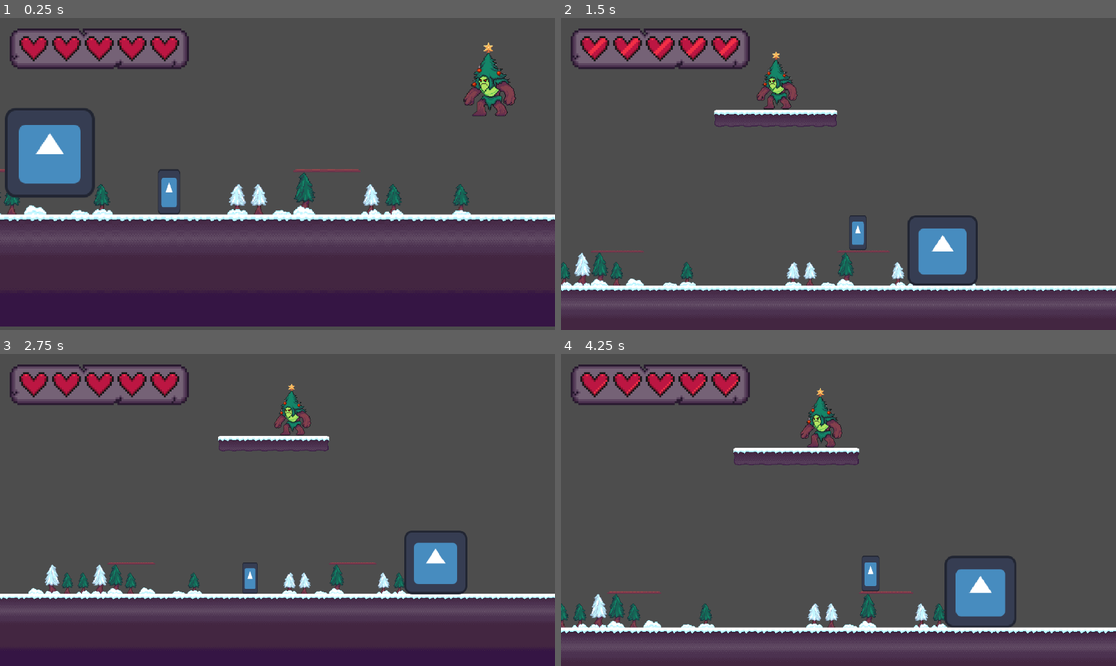
Above: before the commit, frames 1-4 (two rows, left to right).
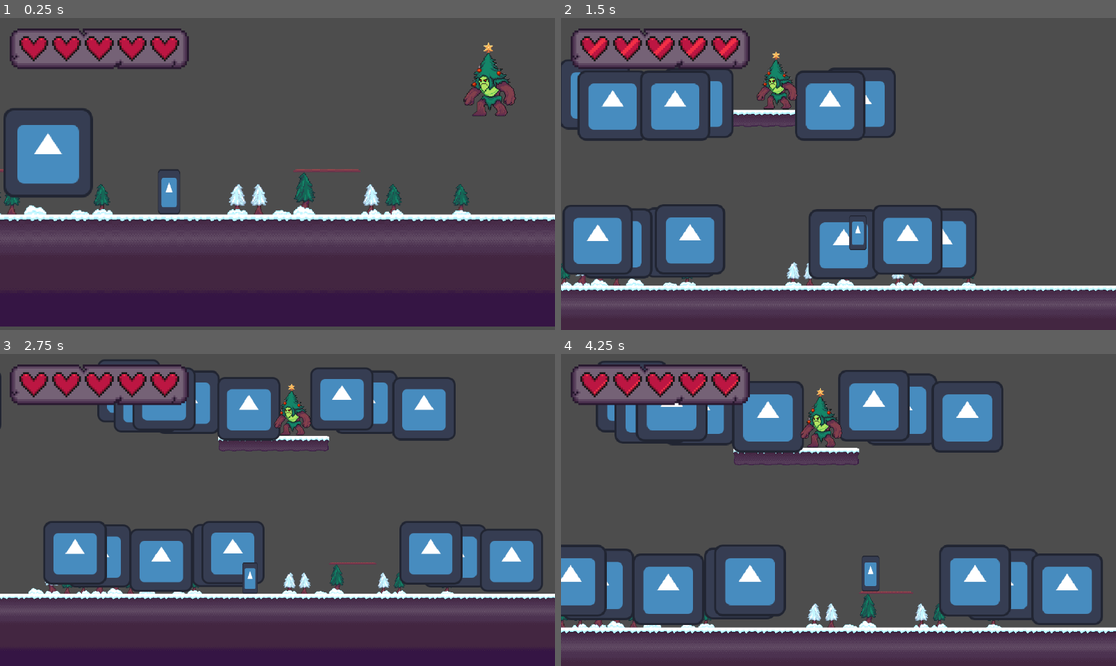
Above: after the commit, the same moments.

Repository: willsattanuparp/wild-jam-76-game
Game: Godot game, scene res://Assets/Scenes/Levels/tree_level.tscn
Two runs of this game, one before a commit and one after it. Both use one fixed random seed, a clock stepped at 60 frames per second and the inputs below. The engine's default icon, where the game draws it, is replaced by a stand-in: a white triangle on a blue panel in a dark square.
Inputs (mouse positions are in pixels of both pictures, inside the frame that each line leads up to):
- Up to frame 1 (0.25 s): no input
- Up to frame 2 (1.5 s): move the mouse to (960, 158) at 0.52 s; hold D (Right) 0.53-1.25 s; tap E (Special) at 0.6 s; click (960, 158) at 0.67 s; tap Space (Jump) at 0.77 s; drag from (727, 189) to (921, 255) at 1.27 s
- Up to frame 3 (2.75 s): move the mouse to (333, 441) at 2.02 s; hold A (Left) from 2.03 s (still down); tap E (Special) at 2.1 s
- Up to frame 4 (4.25 s): release A (Left) at 2.75 s; drag from (810, 572) to (672, 463) at 2.77 s; move the mouse to (1005, 556) at 3.52 s; hold D (Right) from 3.53 s (still down); tap E (Special) at 3.6 s; tap Space (Jump) at 3.77 s

The runs differ from the first frame. In frame 1, 0.5% of the frame differs, in the area x 0-18%, y 28-58%; in frame 2, 14%; in frame 3, 14%; in frame 4, 17%, in the area x 0-98%, y 2-88%.

Commit message:
resolved issue with first bounce collision

Diff:
--- a/platformer-test/Assets/Scenes/Levels/tree_level.tscn
+++ b/platformer-test/Assets/Scenes/Levels/tree_level.tscn
@@ -8,8 +8,8 @@
 [ext_resource type="Script" path="res://addons/ProCam2D/scripts/procam2d.gd" id="4_dgr4m"]
 [ext_resource type="PackedScene" uid="uid://bhid0pwovjr01" path="res://Assets/Scenes/projectile.tscn" id="4_hn7x0"]
 [ext_resource type="Script" path="res://addons/ProCam2D/scripts/core/nds/a.gd" id="5_5i5lx"]
-[ext_resource type="Resource" uid="uid://l62wks43it0j" path="res://Scripts/Resources/proj_resource.tres" id="5_bo0kb"]
 [ext_resource type="Script" path="res://addons/ProCam2D/scripts/core/addns/pcam_shake.gd" id="6_hf1du"]
+[ext_resource type="Script" path="res://Scripts/Resources/projectile_resource.gd" id="6_sjbbk"]
 [ext_resource type="PackedScene" uid="uid://b1byvhom0yvmm" path="res://Assets/Scenes/UI/level_ui.tscn" id="7_yh47m"]
 [ext_resource type="Texture2D" uid="uid://dv5a47qm1121m" path="res://Assets/Sprites/Environment/Environment_Sprites_and_Tileset_Winter.png" id="8_t0n4y"]
 
@@ -176,6 +176,38 @@
 physics_layer_1/collision_mask = 0
 sources/2 = SubResource("TileSetAtlasSource_i5esj")
 
+[sub_resource type="Resource" id="Resource_haobx"]
+resource_local_to_scene = true
+script = ExtResource("6_sjbbk")
+initial_speed = 600
+velocity = Vector2(1, 0)
+gravity_effect = 5.0
+affected_by_gravity = false
+bounces_off_floor = false
+affected_by_hard_floor = false
+affected_by_soft_floor = false
+explodes_on_floor = false
+explode_from_timer = false
+explosion_timer = 4.0
+number_of_projectiles_in_explosion = 6
+
+[sub_resource type="Resource" id="Resource_75iqk"]
+resource_local_to_scene = true
+script = ExtResource("6_sjbbk")
+initial_speed = 600
+velocity = Vector2(1, 0)
+gravity_effect = 5.0
+affected_by_gravity = true
+bounces_off_floor = true
+affected_by_hard_floor = true
+affected_by_soft_floor = false
+explodes_on_floor = true
+explode_from_timer = false
+explosion_timer = 4.0
+number_of_projectiles_in_explosion = 6
+projectile_scene = ExtResource("4_hn7x0")
+projectile_stats = SubResource("Resource_haobx")
+
 [sub_resource type="Resource" id="Resource_u3ojo"]
 script = ExtResource("6_hf1du")
 preset = 8
@@ -265,7 +297,7 @@
 affected_by_hard_floor = true
 explodes_on_floor = true
 projectile_scene = ExtResource("4_hn7x0")
-projectile_stats = ExtResource("5_bo0kb")
+projectile_stats = SubResource("Resource_75iqk")
 
 [node name="SpecialHolder" type="Node2D" parent="."]
 
--- a/platformer-test/Assets/Scenes/projectile.tscn
+++ b/platformer-test/Assets/Scenes/projectile.tscn
@@ -20,5 +20,6 @@
 shape = SubResource("CircleShape2D_36tpw")
 
 [node name="CollisionRay" type="RayCast2D" parent="."]
+collision_mask = 0
 
 [connection signal="body_entered" from="." to="." method="_on_body_entered"]
--- a/platformer-test/Scripts/Resources/proj_resource.tres
+++ b/platformer-test/Scripts/Resources/proj_resource.tres
@@ -3,6 +3,7 @@
 [ext_resource type="Script" path="res://Scripts/Resources/projectile_resource.gd" id="1_bs1cj"]
 
 [resource]
+resource_local_to_scene = true
 script = ExtResource("1_bs1cj")
 initial_speed = 600
 velocity = Vector2(1, 0)
--- a/platformer-test/Scripts/Resources/projectile_resource.gd
+++ b/platformer-test/Scripts/Resources/projectile_resource.gd
@@ -15,3 +15,4 @@
 
 @export var number_of_projectiles_in_explosion: int = 6
 @export var projectile_scene :PackedScene
+@export var projectile_stats :Resource
--- a/platformer-test/Scripts/projectile.gd
+++ b/platformer-test/Scripts/projectile.gd
@@ -1,4 +1,5 @@
 class_name Projectile extends Area2D
+
 
 
 @export var gravity_effect: float = 5.0
@@ -14,6 +15,7 @@
 @export var affected_by_soft_floor: bool = false
 @onready var speed = initial_speed
 
+#used to stop the main projectile after explosion
 var is_moving = true
 
 #explosion logic
@@ -22,6 +24,11 @@
 @export var explode_from_timer: bool = false
 @export var explosion_timer: float = 4.0
 
+#used to prevent instant explosion on floor explosion
+#var able_to_explode_timer = .3
+#var can_star_explode = false
+var ignore_first_bounce_collision = false
+
 @export var number_of_projectiles_in_explosion: int = 6
 @export var projectile_scene: PackedScene
 @export var projectile_stats: Resource
@@ -30,7 +37,7 @@
 @export var collision_ray: RayCast2D
 var recalculate_ray_counter = 0
 var recalculate_ray_frames = 6
-@onready var raycast_length: float = collision_shape.shape.radius * 1.5
+@onready var raycast_length: float = collision_shape.shape.radius * 2
 
 var freezing = false
 var frozen = false
@@ -99,12 +106,21 @@
 			explosion_timer -= delta
 		elif explosion_timer <= 0:
 			if projectile_scene != null:
-				star_explosion(number_of_projectiles_in_explosion)
+				star_explosion(number_of_projectiles_in_explosion,false)
 			else:
 				printerr("projectile not found")
 			queue_free()
 	#print("grav:" + str(current_gravity))
 	#print("speed:" + str(speed))
+
+	#if !can_star_explode and explodes_on_floor:
+		#print(able_to_explode_timer)
+		#if able_to_explode_timer > 0:
+			#able_to_explode_timer -= delta
+		#elif able_to_explode_timer <= 0:
+			#can_star_explode = true
+
+func _physics_process(delta: float) -> void:
 	if is_moving:
 		projectile_move(delta)
 
@@ -122,22 +138,26 @@
 
 func projectile_body_entered(body: Node2D):
 	#explodes on the floor
-	if body.is_in_group("Floor") and explodes_on_floor:
-		is_moving = false
-		if projectile_scene != null:
-			star_explosion(number_of_projectiles_in_explosion)
-		else:
-			printerr("projectile not found")
-		queue_free()
-	#bounces off floor
-	print(collision_ray.is_colliding())
-	if bounces_off_floor and collision_ray.is_colliding() and collision_ray.get_collider().is_in_group("Floor"):
-		print("collide")
-		var collision_normal = collision_ray.get_collision_normal()
-		velocity = velocity.bounce(collision_normal)
-		calculate_ray()
-
-func star_explosion(number_of_projectiles: int):
+	if body.is_in_group("Floor"):
+		print("collided")
+		if explodes_on_floor and !ignore_first_bounce_collision:
+			is_moving = false
+			if projectile_scene != null:
+				star_explosion(number_of_projectiles_in_explosion,true)
+			else:
+				printerr("projectile not found")
+			queue_free()
+		elif ignore_first_bounce_collision:
+			ignore_first_bounce_collision = false
+		#bounces off floor
+		print(collision_ray.is_colliding())
+		if bounces_off_floor and collision_ray.is_colliding() and collision_ray.get_collider().is_in_group("Floor"):
+			print("collide")
+			var collision_normal = collision_ray.get_collision_normal()
+			velocity = velocity.bounce(collision_normal)
+			calculate_ray()
+
+func star_explosion(number_of_projectiles: int,collide_on_floor: bool):
 	var angle_inc = TAU / number_of_projectiles
 	for i in number_of_projectiles:
 		var angle = angle_inc * i
@@ -145,8 +165,18 @@
 		initialize_spawning_projectile_from_resource(projectile)
 		projectile.velocity = Vector2(cos(angle),sin(angle))
 		projectile.position = position
+		#offset spawn-in so the collisions work
+		projectile.position -= (velocity * speed) * (4.0/120)
+		projectile.ignore_first_bounce_collision = true
 		if freezing:
 			projectile.freeze()
+		if collide_on_floor:
+			if projectile.affected_by_hard_floor:
+				set_collision_mask_value(2,false)
+				collision_ray.set_collision_mask_value(2,false)
+			if projectile.affected_by_soft_floor:
+				set_collision_mask_value(3,false)
+				collision_ray.set_collision_mask_value(3,false)
 		get_parent().call_deferred("add_child",projectile)
 
 func calculate_ray():
@@ -168,3 +198,4 @@
 
 	proj.number_of_projectiles_in_explosion = projectile_stats.number_of_projectiles_in_explosion
 	proj.projectile_scene = projectile_stats.projectile_scene
+	proj.projectile_stats = projectile_stats.projectile_stats
Not shown: 1 places in platformer-test/Assets/Scenes/Levels/tree_level.tscn that only renumber resources
